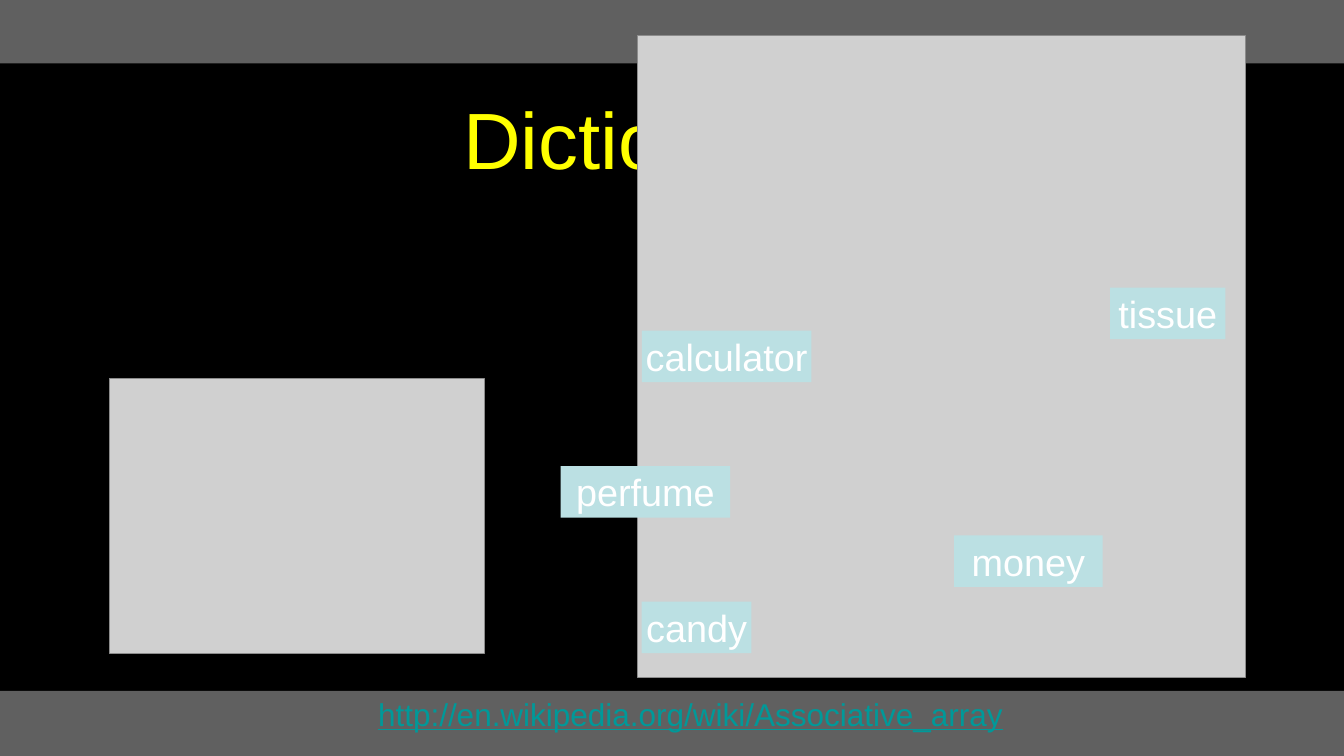
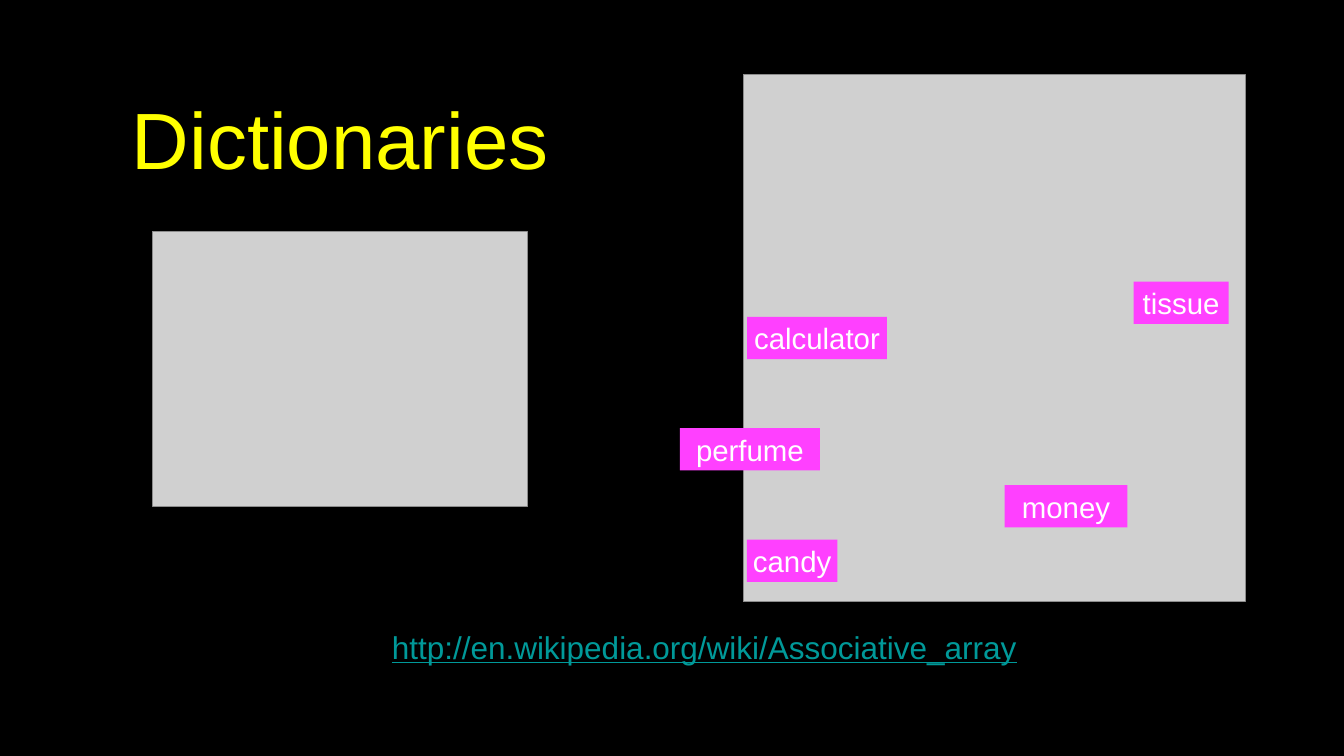
Before and after one commit to csev/py4e, a slide deck: slide 5 of lectures3/Pythonlearn-09-Dictionaries.pptx. Drawn at 1344x756 pixels with LibreOffice and Linux fonts; fonts in the diff are those of the drawing; grey boxes stand for pictures. Boxes give left, top, right and bottom in pixels: in the first picture for what was removed or moved away, otherwise in the second. Text is boxed around its words. In the diff, an @@ line names an element or a change of style, - is before the commit and + after.

```diff
--- a/lectures3/Pythonlearn-09-Dictionaries.pptx
+++ b/lectures3/Pythonlearn-09-Dictionaries.pptx
@@ rectangle removed at (x1=0, y1=0, x2=1344, y2=63) @@
@@ title "Dictionaries" rewrapped from (x1=463, y1=105, x2=880, y2=184) to (x1=132, y1=111, x2=549, y2=170) @@
@@ picture resized from (x1=637, y1=36, x2=1245, y2=677) to (x1=743, y1=74, x2=1245, y2=601) @@
@@ picture moved from (x1=109, y1=379, x2=484, y2=653) to (x1=153, y1=232, x2=528, y2=506) @@
@@ rectangle "tissue" resized from (x1=1110, y1=288, x2=1225, y2=339) to (x1=1133, y1=282, x2=1228, y2=324) @@
@@ rectangle "calculator" resized from (x1=642, y1=331, x2=811, y2=382) to (x1=747, y1=317, x2=887, y2=359) @@
@@ rectangle "perfume" resized from (x1=561, y1=466, x2=730, y2=518) to (x1=680, y1=429, x2=819, y2=471) @@
@@ rectangle "money" resized from (x1=954, y1=535, x2=1103, y2=587) to (x1=1005, y1=485, x2=1127, y2=528) @@
@@ size 36 to 28 pt; fill #BBE0E3 to #FF40FF in 5 elements at (x1=1133, y1=282, x2=1228, y2=324), (x1=747, y1=317, x2=887, y2=359), (x1=1005, y1=485, x2=1127, y2=528), (x1=680, y1=429, x2=819, y2=471), (x1=747, y1=540, x2=838, y2=582) @@
@@ rectangle "candy" resized from (x1=642, y1=602, x2=751, y2=653) to (x1=747, y1=540, x2=838, y2=582) @@
@@ text added at (x1=392, y1=636, x2=1016, y2=665), 30 pt, text #009999, underline @@
+http://en.wikipedia.org/wiki/Associative_array
@@ rectangle at (x1=0, y1=691, x2=1344, y2=756): fill #606060 to #000000 @@
```
Also in this commit, not shown: 29 other slides changed, 1 slide added, 2 slides removed, 10 other files.
